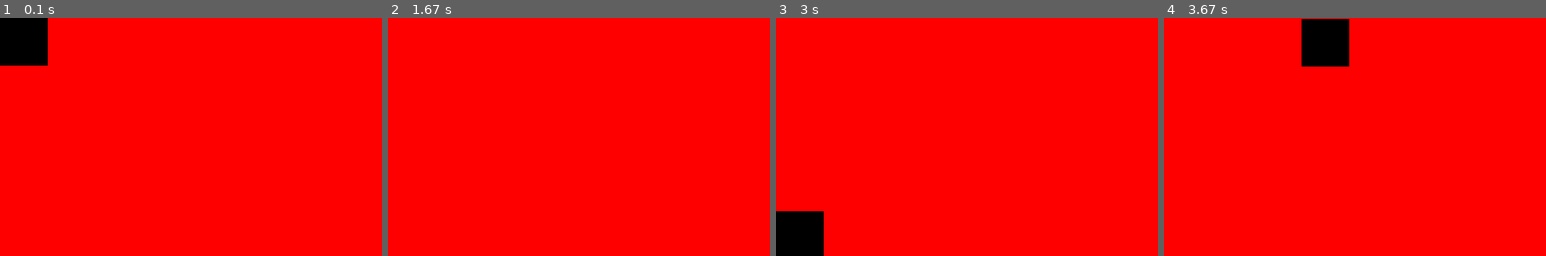
Above: before the commit, frames 1-4 (left to right).
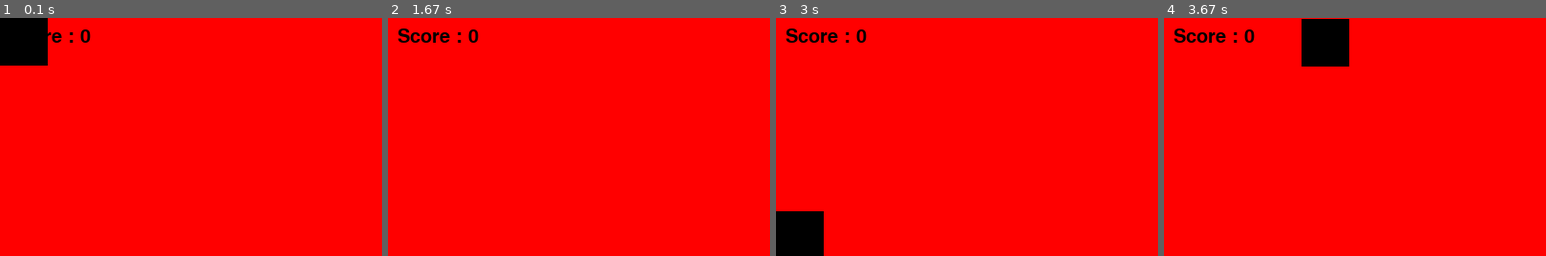
Above: after the commit, the same moments.

Repository: brainmentorspvtltd/HMR_PythonTraining
Game: pygame game, started from Pygame/03-KeyEvents.py
The game is run twice, just before and just after one commit, with the same random seed, the same clock (stepped at 60 frames per second) and the same inputs.
Inputs:
- Up to frame 1 (0.1 s): no input
- Up to frame 2 (1.67 s): hold Right 0.33-0.8 s; hold Up 0.83-1.13 s; hold Right 1.17-1.63 s
- Up to frame 3 (3 s): hold Left 1.67-2.2 s; hold Down 2.23-2.53 s; hold Left 2.57-2.97 s
- Up to frame 4 (3.67 s): hold Up 3-3.37 s; hold Right from 3.4 s (still down)
The pictures show only the part of the screen within x 0-50%, y 0-50%; the shares and areas given below are measured in that part.

The runs differ from the first frame. In frame 1, 0.2% of the frame differs, in the area x 12-24%, y 4-11%; in frame 2, 0.5%, in the area x 2-24%, y 4-11%; in frame 3, 0.5%; in frame 4, 0.5%.

Commit message:
Add files via upload

Diff:
--- a/Pygame/03-KeyEvents.py
+++ b/Pygame/03-KeyEvents.py
@@ -28,13 +28,28 @@
 clock = pygame.time.Clock()
 FPS = 90
 
+sound_1 = pygame.mixer.Sound('game_over.wav')
+
 def snake(snakeList):
     for i in range(len(snakeList)):
         pygame.draw.rect(screen,black,[snakeList[i][0],
                                        snakeList[i][1],
                                        50,50])
 
-while True:
+def gameOver():
+    font = pygame.font.SysFont(None, 80)
+    text = font.render("Game Over", True, black)
+    screen.blit(text, (200,200))
+
+def score(counter):
+    font = pygame.font.SysFont(None, 30)
+    #text = font.render("Score "+str(counter), True, black)
+    text = font.render("Score : {}".format(counter), True, black)
+    screen.blit(text, (10,10))
+
+counter = 0
+game = True
+while game:
 
     for event in pygame.event.get():
         if event.type == pygame.QUIT:
@@ -77,12 +92,21 @@
         del snakeList[0]
 
     snake(snakeList)
+    score(counter)
 
     if rect_1.colliderect(rect_2):
         #print("Collision detection")
         random_x = random.randrange(0, width - 50)
         random_y = random.randrange(0, height - 50)
         snakeLength += 5
+        counter += 1
+
+    for each in snakeList[:-1]:
+        if snakeList[-1] == each:
+            #print("Game Over")
+            sound_1.play()
+            gameOver()
+            game = False
 
     if x > width:
         moveX = -1
